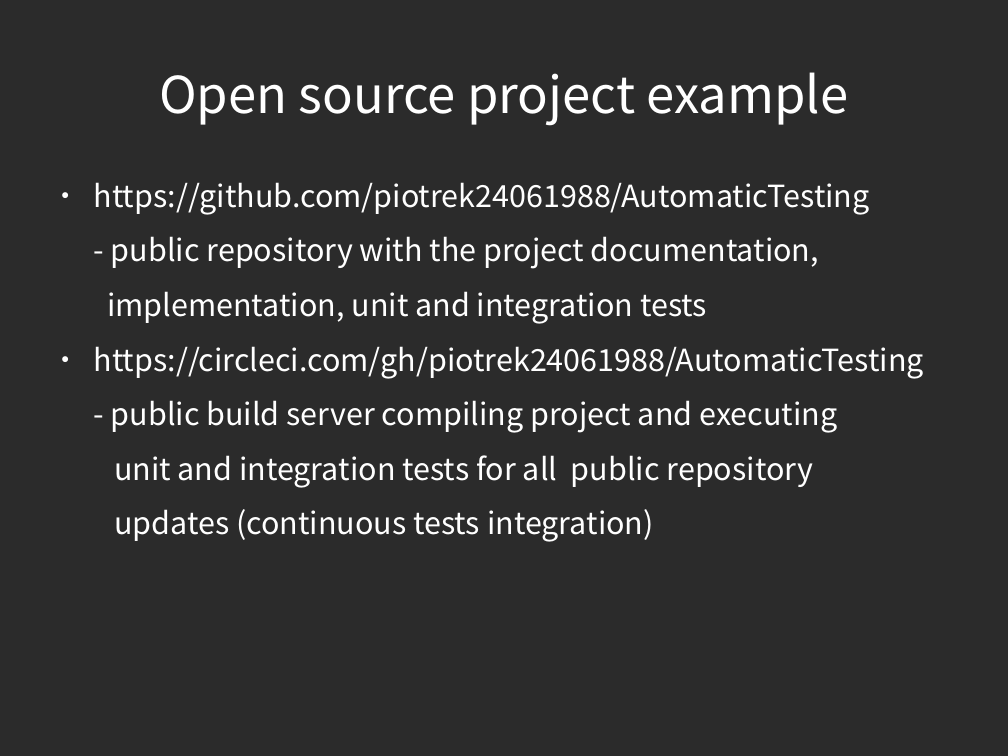
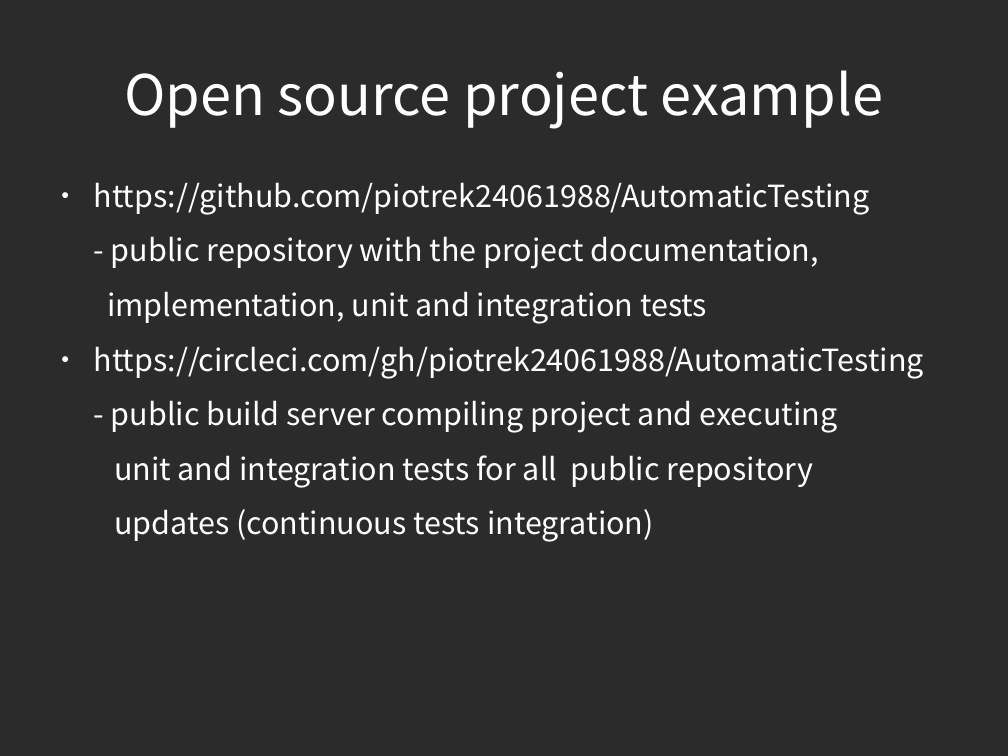
Before and after one commit to piotrek24061988/AutomaticTesting, a slide deck: slide 3 of module1/doc/AutomatedTesting.odp. Drawn at 1008x756 pixels with LibreOffice and Linux fonts; fonts in the diff are those of the drawing; background and template pictures are left out; a plain dark background stands for a picture behind light text. Boxes give left, top, right and bottom in pixels: in the first picture for what was removed or moved away, otherwise in the second. Text is boxed around its words. In the diff, an @@ line names an element or a change of style, - is before the commit and + after.

```diff
--- a/module1/doc/AutomatedTesting.odp
+++ b/module1/doc/AutomatedTesting.odp
@@ title "Open source project example" at [124, 70, 883, 129]: size 40 to 44 pt @@
```
Also in this commit, not shown: 2 other slides changed, 3 slides added.
